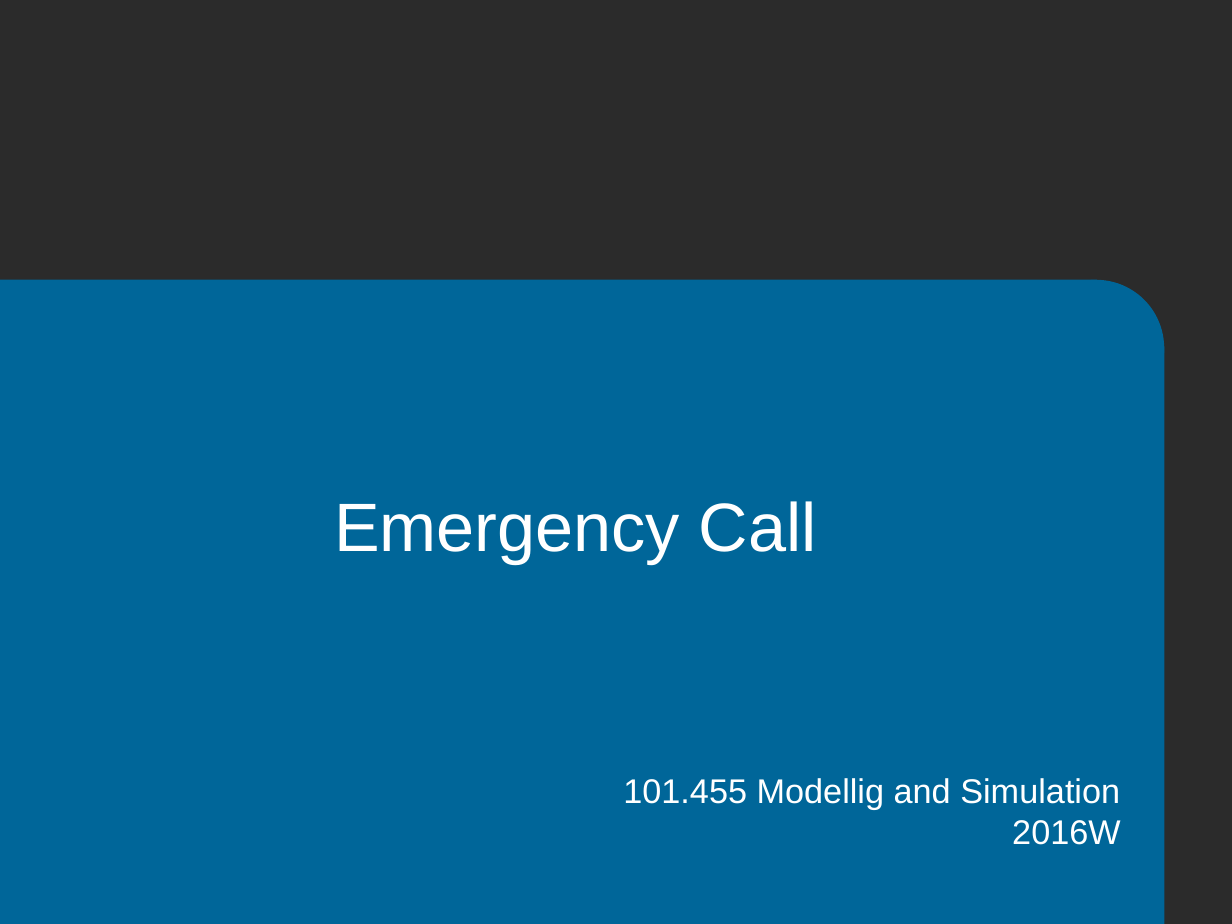
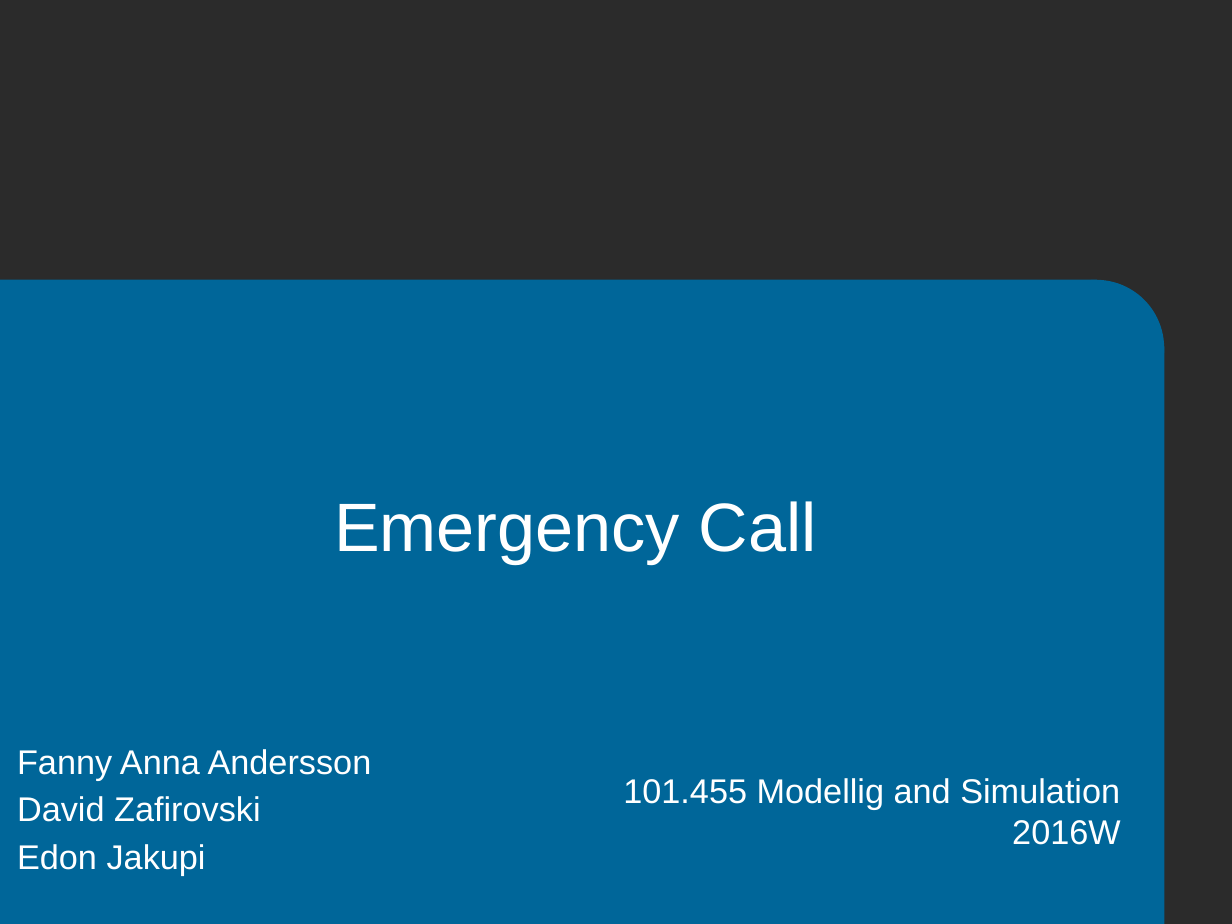
Before and after one commit to edonjakupi/MaS_Project, a slide deck: slide 1 of EmergencyCall_presentation.pptx. Drawn at 1232x924 pixels with LibreOffice and Linux fonts; fonts in the diff are those of the drawing; background and template pictures are left out; a plain dark background stands for a picture behind light text. Boxes give left, top, right and bottom in pixels: in the first picture for what was removed or moved away, otherwise in the second. Text is boxed around its words. In the diff, an @@ line names an element or a change of style, - is before the commit and + after.

Commit message:
presentation

```diff
--- a/EmergencyCall_presentation.pptx
+++ b/EmergencyCall_presentation.pptx
@@ text added at box(17, 749, 372, 876), 20 pt, text #FFFFFF @@
+Fanny Anna Andersson
+David Zafirovski
+Edon Jakupi
```
Also in this commit, not shown: 6 slides added, 1 slide removed.
